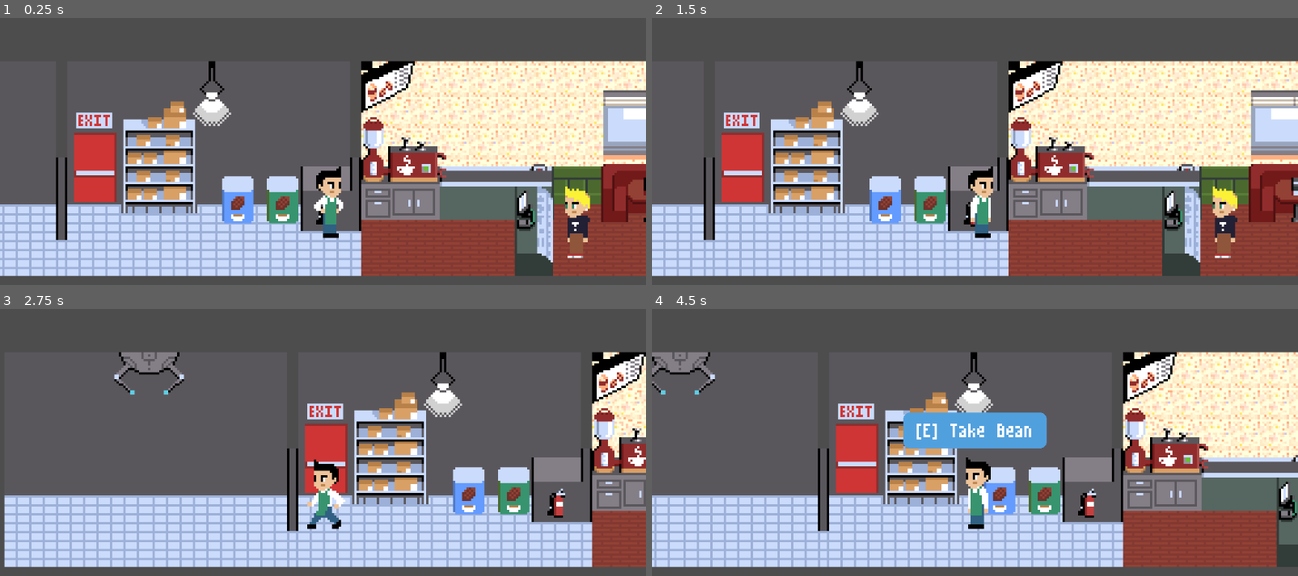
Above: before the commit, frames 1-4 (two rows, left to right).
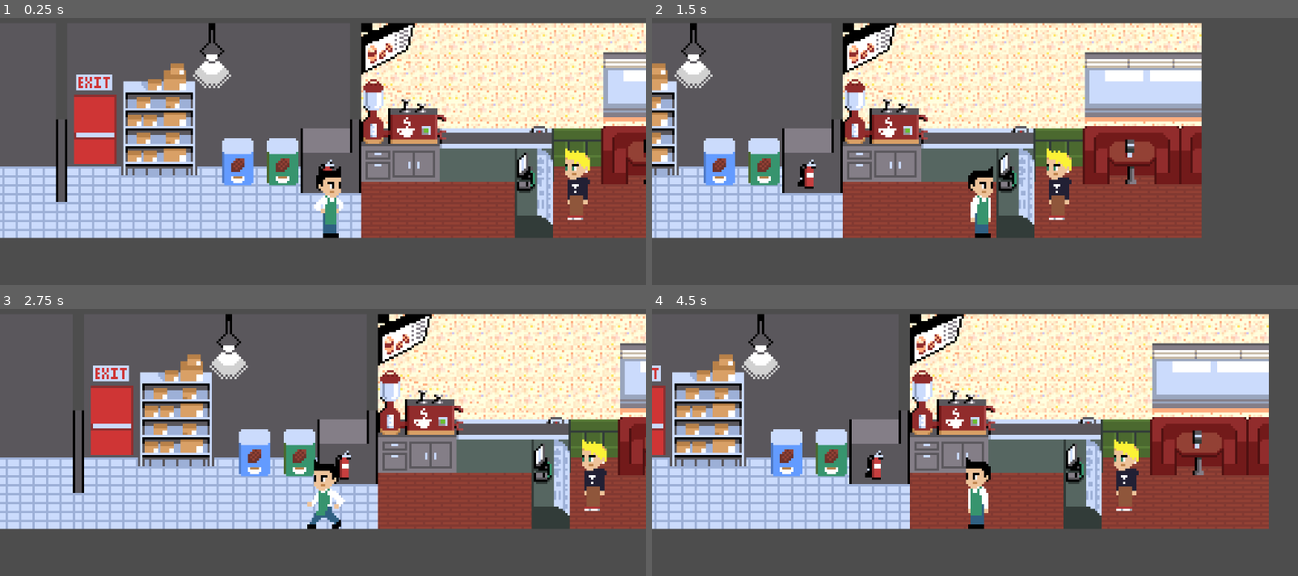
Above: after the commit, the same moments.

Repository: TheKizzyDev/GodotWildJam62
Game: Godot game, scene res://main.tscn
Same seed, same stepped clock (60 frames per second), same inputs: the game is played once before the commit and once after it.
Inputs (mouse positions are in pixels of both pictures, inside the frame that each line leads up to):
- Up to frame 1 (0.25 s): no input
- Up to frame 2 (1.5 s): tap Enter at 0.5 s; move the mouse to (1117, 111) at 0.52 s; hold D (move_right) from 0.53 s (still down); click (1117, 111) at 0.6 s; tap Space (jump) at 0.77, 0.8, 1.07, 1.35 s; move the mouse to (845, 148) at 1.27 s
- Up to frame 3 (2.75 s): tap Space (jump) at 1.52, 1.82, 2.3 s; click (193, 439) at 1.55 s; move the mouse to (387, 341) at 2.02 s; release D (move_right) at 2.03 s; hold A (move_left) from 2.03 s (still down); click (387, 341) at 2.1 s
- Up to frame 4 (4.5 s): move the mouse to (942, 493) at 2.77 s; release A (move_left) at 2.78 s; hold D (move_right) 2.78-4.28 s; tap E (interact) at 2.85 s; tap Space (jump) at 3.02, 3.32, 3.77, 3.8, 4.07, 4.35 s; click (942, 493) at 3.05 s; move the mouse to (1168, 474) at 3.52 s; click (1168, 474) at 3.6 s; move the mouse to (781, 367) at 4.27 s; hold A (move_left) from 4.28 s (still down)

The runs differ from the first frame. In frame 1, 58% of the frame differs, in the area x 0-100%, y 1-97%; in frame 2, 74%; in frame 3, 65%; in frame 4, 72%.

Commit message:
fixed _handle_input_combat_zone

Diff:
--- a/player.tscn
+++ b/player.tscn
@@ -220,10 +220,11 @@
 text_overrun_behavior = 1
 
 [node name="Hitbox" parent="." instance=ExtResource("5_ma1pi")]
+position = Vector2(3, 0)
 collision_mask = 32
 
 [node name="CollisionShape2D" type="CollisionShape2D" parent="Hitbox"]
-position = Vector2(12, -2)
+position = Vector2(10, -2)
 shape = SubResource("RectangleShape2D_w3sjy")
 
 [node name="Hurtbox" parent="." instance=ExtResource("6_gv1vv")]
--- a/scripts/player.gd
+++ b/scripts/player.gd
@@ -23,6 +23,10 @@
 var gravity = ProjectSettings.get_setting("physics/2d/default_gravity")
 var _interact_action_event = InputMap.action_get_events("interact")[0]
 var _interact_action_key = OS.get_keycode_string(_interact_action_event.physical_keycode)
+var is_facing_left : bool:
+	get: return _sprite.flip_h
+var is_facing_right : bool:
+	get: return not _sprite.flip_h
 
 
 func _ready():
@@ -39,13 +43,31 @@
 
 
 func _handle_input_combat_zone(delta):
-	# TODO: Implement. This is a stub to implement combat zone movement.
+	if not is_on_floor():
+		velocity.y += gravity * delta
+
+	if Input.is_action_just_pressed("jump") and is_on_floor():
+		velocity.y = jump_velocity
+
 	if Input.is_action_just_pressed("attack"):
+		hitbox.scale.x = -1 if is_facing_left else 1
 		hitbox.enable()
 		await get_tree().create_timer(.1).timeout
 		hitbox.disable()
 
-	_handle_cocoa_shop_input(delta)
+	var horizontal_direction = Input.get_axis("move_left", "move_right")
+	if horizontal_direction:
+		velocity.x = horizontal_direction * speed
+	else:
+		velocity.x = move_toward(velocity.x, 0, speed)
+
+	if abs(velocity.x) > 0:
+		_sprite.flip_h = (sign(velocity.x) <= 0)
+		_animation_player.play("Walking")
+	else:
+		_animation_player.play("Idle_Blinking")
+
+	move_and_slide()
 
 
 func _handle_cocoa_shop_input(delta):
